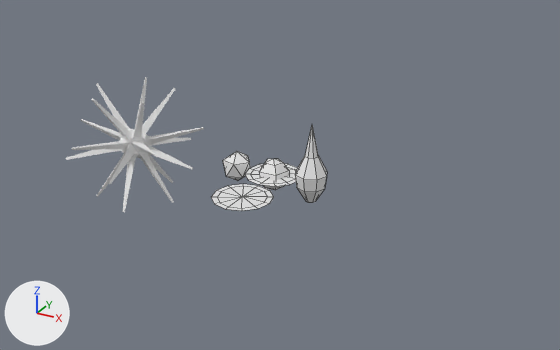
What one commit did to the Blender file Assets/Art/Models/Models.blend.
One viewpoint serves both versions: a 50 mm camera at (31.8, -37.8, 18.9) aimed at (12.8, -3.2, 1.6). Lighting does not change. The marker at lower left points along +X, +Y and +Z. Mesh edges are drawn as thin lines on the coarser meshes.

Objects in the first picture: 'Player', 'Point', 'Spike', 'Start', 'Stop'.
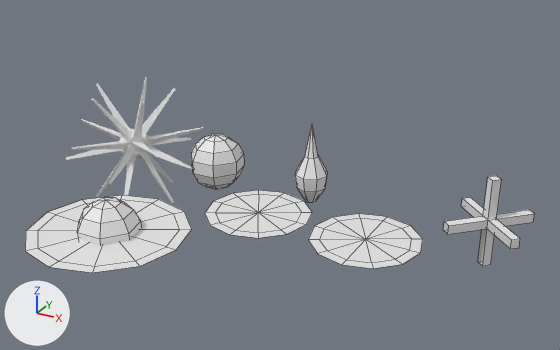
Commit message: point models

What differs and where, as boxes (x1, y1, x2, y2) in the pictures (560 x 350 px):
'Start', reshaped, moved: before (245, 159, 297, 190); after (25, 195, 192, 273)
'Connect', added: after (308, 214, 423, 269)
'Stop', mesh rescaled, moved (69% wider, 75% taller): before (211, 184, 274, 211); after (205, 190, 312, 238)
'Cross', added: after (443, 176, 534, 266)
'Point', reshaped, moved (86% wider, 81% taller): before (223, 151, 251, 181); after (191, 134, 244, 189)
part 2 of me_sphere, added: after (77, 198, 141, 246)
part 3 of me_sphere, added: after (25, 195, 192, 273)
part 4 of me_sphere, deleted: before (259, 159, 289, 190)
part 5 of me_sphere, deleted: before (245, 164, 297, 186)

The change in detail:
me_icosphere is used by ob_point; location (8.01, 0.0, 0.0).
me_icosphere had 12 vertices, 20 faces and spanned x -0.89..0.89, y -0.85..0.85, z -1.0..1.0.
me_icosphere now has 44 vertices, 49 faces and spans x -1.68..1.68, y -1.55..1.72, z -1.77..1.77.
me_icosphere part 1: the whole mesh is rebuilt.
me_sphere is used by ob_start; location (10.62, 0.0, 0.0).
me_sphere had 58 vertices, 49 faces and spanned x -1.77..1.81, y -1.79..1.79, z -1.0..1.0.
me_sphere now has 80 vertices, 73 faces and spans x -4.32..4.31, y -4.31..4.31, z -1.72..1.72.
me_sphere part 2: a new loose piece, a UV sphere (7 segments, 7 rings, poles along z) spanning x -1.64..1.64, y -1.51..1.68, z -1.72..1.72.
me_sphere part 3: a new loose piece of 36 vertices spanning x -4.32..4.31, y -4.31..4.31, z 0.0.
me_sphere part 4: the loose piece of 22 vertices spanning x -0.9..0.9, y -0.77..0.95, z -1.0..1.0 is deleted.
Part 5, on me_sphere:
36 vertices are removed from x -1.77..1.81, y -1.79..1.79, z 0.0.
24 faces are deleted.
me_sphere_001 has 36 vertices, 24 faces and spans x -1.77..1.81, y -1.79..1.79, z 0.0.
me_sphere_001 is used by ob_stop; location (10.62, -3.69, 0.0).
me_sphere_001 part 6: the whole mesh is scaled about its middle by (1.64, 1.64, 1).
Mesh me_cube is new.
It has 24 vertices, 18 faces and spans x -1.98..1.98, y -1.98..1.98, z -2.55..2.55.
Mesh me_sphere_002 is new.
It has 36 vertices, 24 faces and spans x -2.92..2.95, y -2.93..2.93, z 0.0.
It uses material mat_material (white #e7e7e7).
Object 'Point' (ob_point) moves from (8.01, 0.0, 0.0) to (6.5, 0.0, 0.0).
Object 'Start' (ob_start) moves from (10.62, 0.0, 0.0) to (6.65, -10.53, 0.0).
Object 'Stop' (ob_stop) moves from (10.62, -3.69, 0.0) to (12.43, -4.98, 0.0).
Object 'Cross' (ob_cross) is new; it shows me_cube.
Its location is (23.79, 0.0, 0.0).
Object 'Connect' (ob_connect) is new; it shows me_sphere_002.
Its location is (18.76, -4.98, 0.0).
